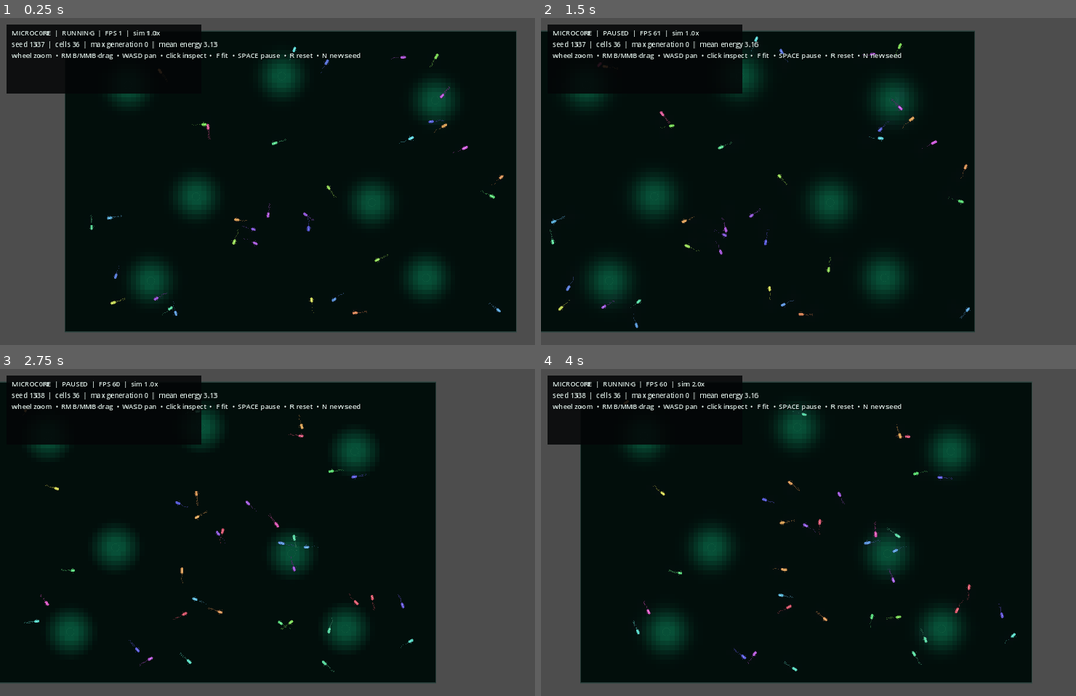
Above: before the commit, frames 1-4 (two rows, left to right).
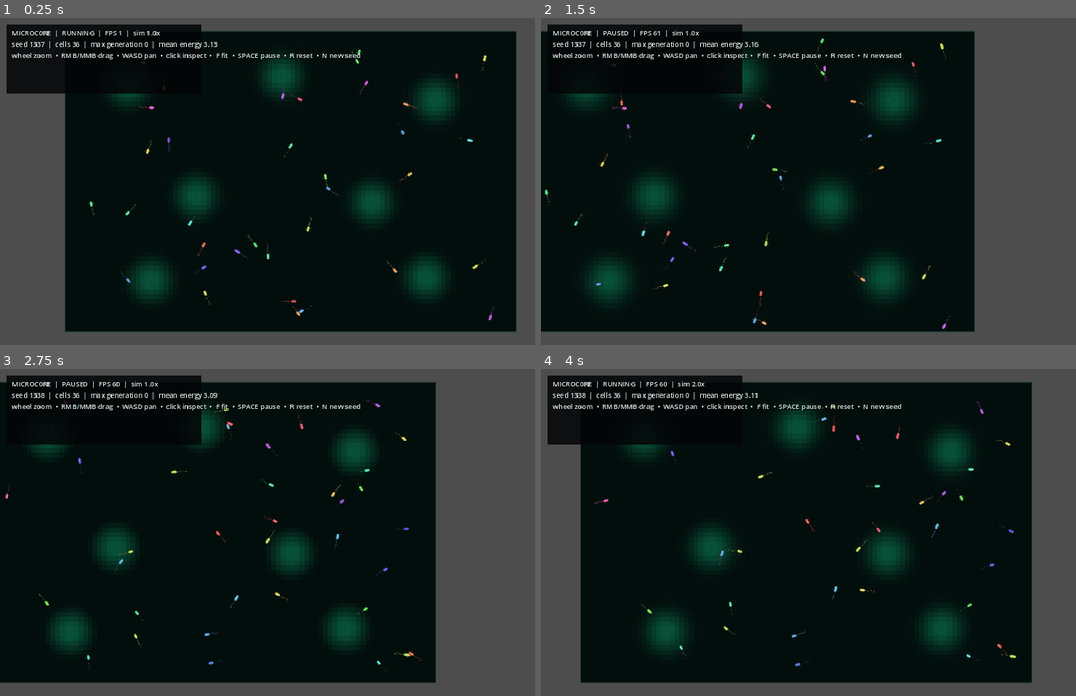
Above: after the commit, the same moments.

Repository: Rzbck/MicroC0re
Game: Godot game, scene res://src/app/main.tscn
The game is run twice, just before and just after one commit, with the same random seed, the same clock (stepped at 60 frames per second) and the same inputs.
Inputs (mouse positions are in pixels of both pictures, inside the frame that each line leads up to):
- Up to frame 1 (0.25 s): no input
- Up to frame 2 (1.5 s): tap Enter at 0.5 s; move the mouse to (958, 165) at 0.52 s; hold D 0.53-1.25 s; tap F at 0.6 s; click (958, 165) at 0.67 s; tap Space at 0.77 s; drag from (717, 197) to (803, 246) at 1.27 s
- Up to frame 3 (2.75 s): move the mouse to (347, 460) at 2.02 s; hold D from 2.03 s (still down); tap N at 2.1 s
- Up to frame 4 (4 s): release D at 2.75 s; drag from (803, 597) to (658, 483) at 2.77 s; move the mouse to (1006, 581) at 3.52 s; hold A from 3.53 s (still down); tap 2 at 3.6 s; tap Space at 3.77 s

The runs differ from the first frame. In frame 1, 0.9% of the frame differs, in the area x 16-95%, y 8-93%; in frame 2, 0.9%; in frame 3, 0.9%; in frame 4, 0.9%, in the area x 9-89%, y 6-93%.

Commit message:
sim: add staged fission lysis and adhesion phenotype

Diff:
--- a/src/simulation/bacterium.gd
+++ b/src/simulation/bacterium.gd
@@ -14,6 +14,14 @@
 var energy: float = 3.0
 var age: float = 0.0
 var alive: bool = true
+
+# Life-cycle presentation states. Division remains resource-triggered; these
+# values only make the resulting process observable instead of instantaneous.
+var dividing: bool = false
+var division_progress: float = 0.0
+var dying: bool = false
+var lysis_progress: float = 0.0
+var adhesion_timer: float = 0.0
 
 # Temporal memory used by run-and-tumble chemotaxis.
 var sensed_memory: float = 0.0
@@ -25,6 +33,7 @@
 var gene_growth: float = 1.0
 var gene_size: float = 1.0
 var gene_tumble: float = 1.0
+var gene_adhesion: float = 1.0
 var mutation_rate: float = 0.08
 
 # Heritable visual / mechanical appendages.
@@ -60,6 +69,7 @@
 	gene_growth = clampf(1.0 + p_rng.randfn(0.0, 0.06), 0.70, 1.35)
 	gene_size = clampf(1.0 + p_rng.randfn(0.0, 0.08), 0.72, 1.35)
 	gene_tumble = clampf(1.0 + p_rng.randfn(0.0, 0.08), 0.60, 1.45)
+	gene_adhesion = clampf(1.0 + p_rng.randfn(0.0, 0.12), 0.45, 1.70)
 	mutation_rate = clampf(0.08 + p_rng.randfn(0.0, 0.012), 0.025, 0.16)
 
 	flagella_count = clampi(2 + p_rng.randi_range(-1, 1), 1, 4)
@@ -100,6 +110,9 @@
 	gene_tumble = _mutate_float(
 		float(parent.gene_tumble), 0.060, 0.40, 1.80, mutation_rate, p_rng
 	)
+	gene_adhesion = _mutate_float(
+		float(parent.gene_adhesion), 0.070, 0.30, 2.00, mutation_rate, p_rng
+	)
 	flagella_length = _mutate_float(
 		float(parent.flagella_length), 0.060, 0.55, 1.80, mutation_rate, p_rng
 	)
@@ -119,6 +132,22 @@
 	visual_phase = p_rng.randf_range(0.0, TAU)
 
 	_apply_size_phenotype()
+
+
+func begin_division() -> void:
+	if dying or dividing:
+		return
+	dividing = true
+	division_progress = 0.0
+
+
+func begin_lysis() -> void:
+	if dying:
+		return
+	dying = true
+	dividing = false
+	division_progress = 0.0
+	lysis_progress = 0.0
 
 
 func _mutate_float(
